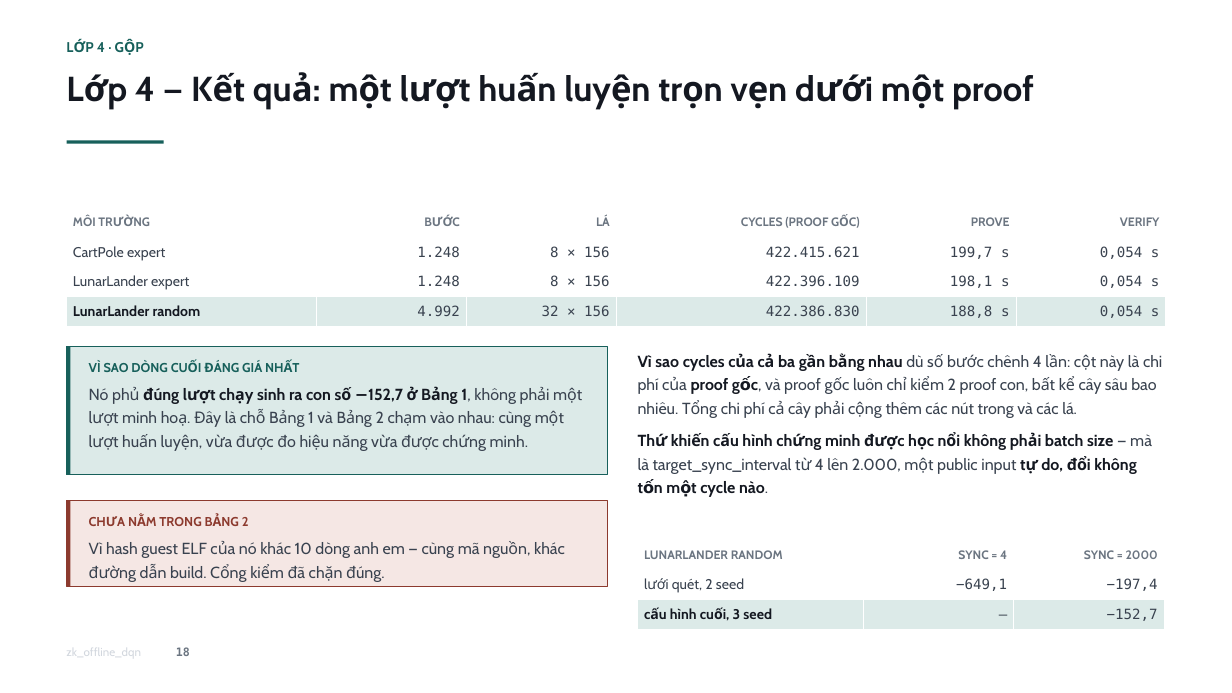
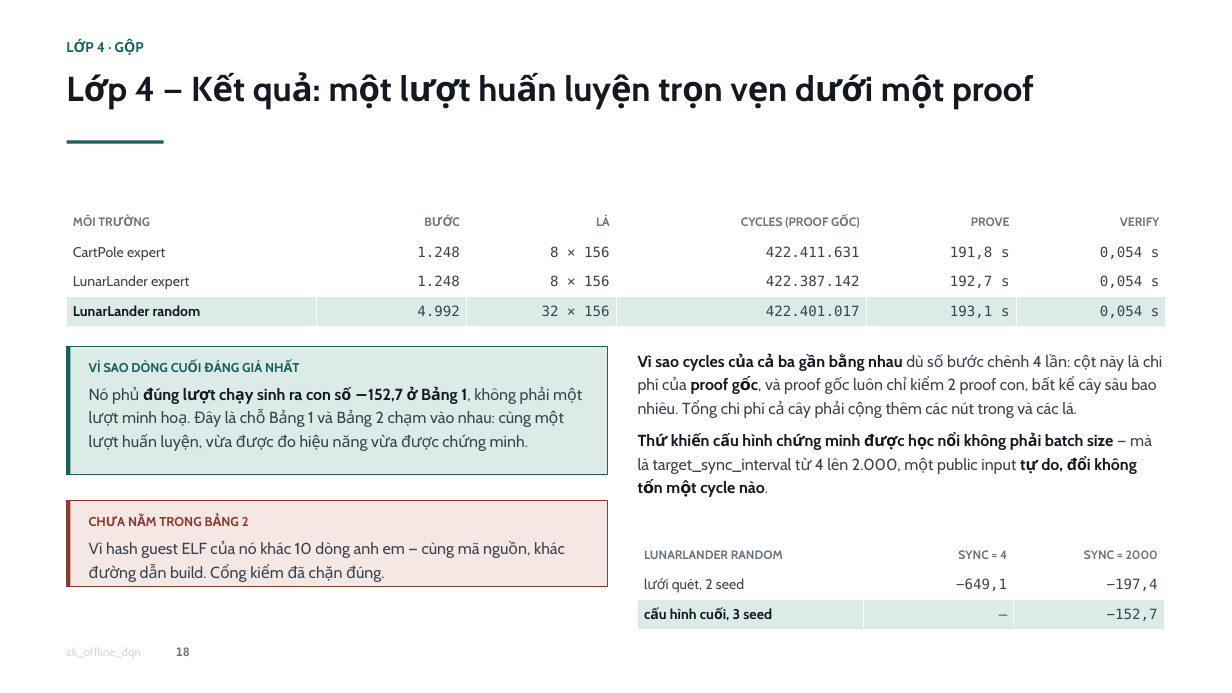
Before and after one commit to patee1811/zk_offline_dqn, a slide deck: slide 19 of docs/slides/zk_offline_dqn_thuyet_trinh.pptx. Drawn at 1232x693 pixels with LibreOffice and Linux fonts; fonts in the diff are those of the drawing. Boxes give left, top, right and bottom in pixels: in the first picture for what was removed or moved away, otherwise in the second. Text is boxed around its words. In the diff, an @@ line names an element or a change of style, - is before the commit and + after.

Commit message:
docs(docs): bring the explainer and the deck onto the re-proved table
Both carry a hand-copied replica of Table 2, so re-proving every row and
moving the last ten to CUDA left them quoting a table that no longer exists.

Two passages had to be rewritten rather than renumbered, because their
premise is gone. The explainer asked why some rows ran on CPU and answered
that six hosts had no CUDA path; that is now history, and the section says
so along with what the change measured: 51-62x faster at cycle counts that
did not move. Q6 asked how a table that mixes provers can be compared at
all, and now answers the sharper question of why cycles stay the unit even
when the provers match.

The deck slide that existed to stop a misreading -- Merkle at 50.2 s looking
slower than a fragment 44x its size -- no longer has a misreading to stop,
so it reports the speedup instead.

Neither file reads the CSV; they will go stale again the next time a row is
proved. Worth a gate like the one paper numbers already have.

```diff
--- a/docs/slides/zk_offline_dqn_thuyet_trinh.pptx
+++ b/docs/slides/zk_offline_dqn_thuyet_trinh.pptx
@@ table at <box>67,208,1165,326</box> @@
-row 2, column 4: 422.415.621
+row 2, column 4: 422.411.631
-row 2, column 5: 199,7 s
+row 2, column 5: 191,8 s
-row 3, column 4: 422.396.109
+row 3, column 4: 422.387.142
-row 3, column 5: 198,1 s
+row 3, column 5: 192,7 s
-row 4, column 4: 422.386.830
+row 4, column 4: 422.401.017
-row 4, column 5: 188,8 s
+row 4, column 5: 193,1 s
```
Also in this commit, not shown: 6 other slides changed, 2 other files.
